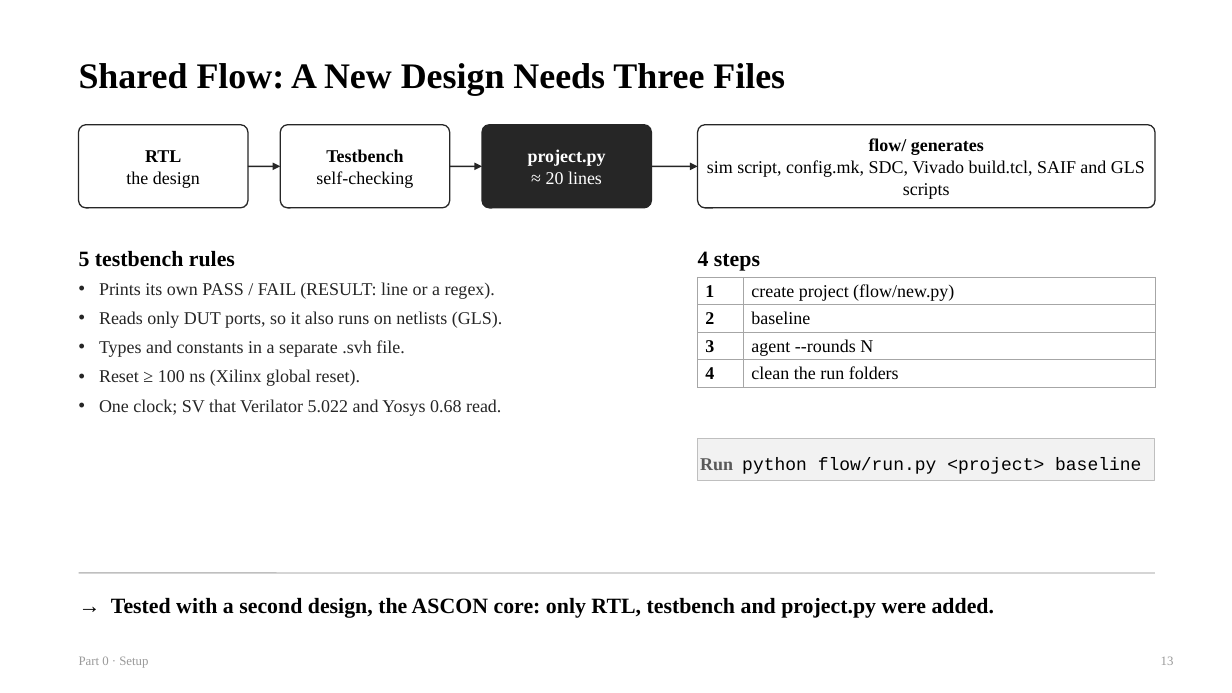
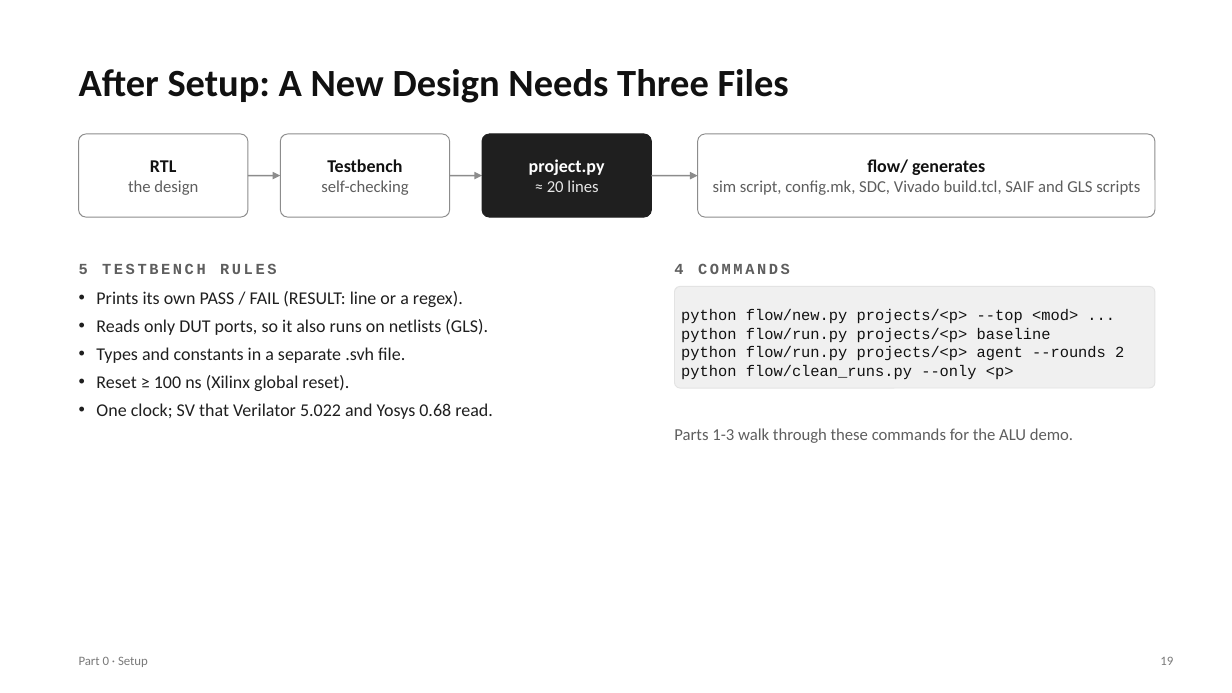
Before and after one commit to chipchip-tech/CHIA-workflow, a slide deck: slide 19 of projects/demo-alu/report/guides/0_Setup.pptx (slide 13 before the commit). Drawn at 1232x693 pixels with LibreOffice and Linux fonts; fonts in the diff are those of the drawing. Boxes give left, top, right and bottom in pixels: in the first picture for what was removed or moved away, otherwise in the second. Text is boxed around its words. In the diff, an @@ line names an element or a change of style, - is before the commit and + after.

```diff
--- a/projects/demo-alu/report/guides/0_Setup.pptx
+++ b/projects/demo-alu/report/guides/0_Setup.pptx
@@ text at [79, 69, 789, 103]: text changed; size 28 to 30 pt; font Times New Roman to Calibri; text colour #000000 to #111111 @@
-Shared Flow: A New Design Needs Three Files
+After Setup: A New Design Needs Three Files
@@ rounded rectangle "RTL" at [79, 134, 248, 217]: font Times New Roman to Calibri; text colour #000000 to #111111 in "RTL"; size 14 to 13 pt, text colour #000000 to #5E5E5E in "the design"; outline #262626 1 pt to #8C8C8C 0.75 pt @@
@@ rounded rectangle "Testbench" at [280, 134, 449, 217]: font Times New Roman to Calibri; text colour #000000 to #111111 in "Testbench"; size 14 to 13 pt, text colour #000000 to #5E5E5E in "self-checking"; outline #262626 1 pt to #8C8C8C 0.75 pt @@
@@ rounded rectangle "project.py" at [482, 134, 652, 217]: font Times New Roman to Calibri; size 14 to 13 pt, text colour #FFFFFF to #E6E6E6 in "≈ 20 lines"; fill #262626 to #1F1F1F; outline #262626 1 pt to #1F1F1F 0.75 pt @@
@@ rounded rectangle "flow/ generates" at [698, 134, 1155, 217]: font Times New Roman to Calibri; text colour #000000 to #111111 in "flow/ generates"; size 14 to 13 pt, text colour #000000 to #5E5E5E in "sim script, config.mk, SDC, Vivado build.tcl, SAIF ..."; outline #262626 1 pt to #8C8C8C 0.75 pt @@
@@ arrow (248, 176) - (280, 176): stroke #262626 1.25 pt to #8C8C8C 1.25 pt @@
@@ arrow (450, 176) - (482, 176): stroke #262626 1.25 pt to #8C8C8C 1.25 pt @@
@@ 4 rounded rectangles, 3 arrows, 1 text: place and size @@
-4 rounded rectangles, 3 arrows, 1 text at [79, 125, 1155, 416]
+4 rounded rectangles, 3 arrows, 1 text at [79, 134, 1155, 419]
@@ arrow (652, 176) - (698, 176): stroke #262626 1.25 pt to #8C8C8C 1.25 pt @@
@@ text at [79, 263, 276, 274]: text changed; size 17 to 12 pt; font Times New Roman to Courier New; text colour #000000 to #5E5E5E @@
-5 testbench rules
+5 TESTBENCH RULES
@@ text at [674, 263, 790, 274]: text changed; size 17 to 12 pt; font Times New Roman to Courier New; text colour #000000 to #5E5E5E @@
-4 steps
+4 COMMANDS
@@ text "Prints its own PASS / ..." at [96, 291, 493, 419]: font Times New Roman to Calibri, text colour #262626 to #1F1F1F; indent changed; less space between paragraphs @@
@@ rounded rectangle added at [675, 287, 1155, 388], fill #F0F0F0, outline #E3E3E3 0.75 pt, 12 pt, text #111111 @@
+python flow/new.py projects/<p> --top <mod> ...
+python flow/run.py projects/<p> baseline
+python flow/run.py projects/<p> agent --rounds 2
+python flow/clean_runs.py --only <p>
@@ table removed at [698, 277, 1155, 383], 4 rows, 2 columns @@
-1 | create project (flow/new.py)
-2 | baseline
-3 | agent --rounds N
-4 | clean the run folders
@@ text added at [674, 428, 1073, 443], 13 pt, text #5E5E5E @@
+Parts 1-3 walk through these commands for the ALU demo.
@@ rectangle removed at [698, 439, 1155, 481] @@
-Run python flow/run.py <project> baseline
@@ line removed from (79, 573) to (1155, 573) @@
@@ text removed at [111, 598, 995, 618] @@
-→ Tested with a second design, the ASCON core: only RTL, testbench and project.py were added.
@@ text "Part 0 · Setup" at [79, 657, 148, 667]: font Times New Roman to Calibri, text colour #9A9A9A to #7A7A7A @@
@@ text at [1160, 657, 1173, 665]: text changed; font Times New Roman to Calibri; text colour #9A9A9A to #7A7A7A @@
-13
+19
```
Also in this commit, not shown: 7 other slides changed, 13 slides added, 7 slides removed, 2 other files.
